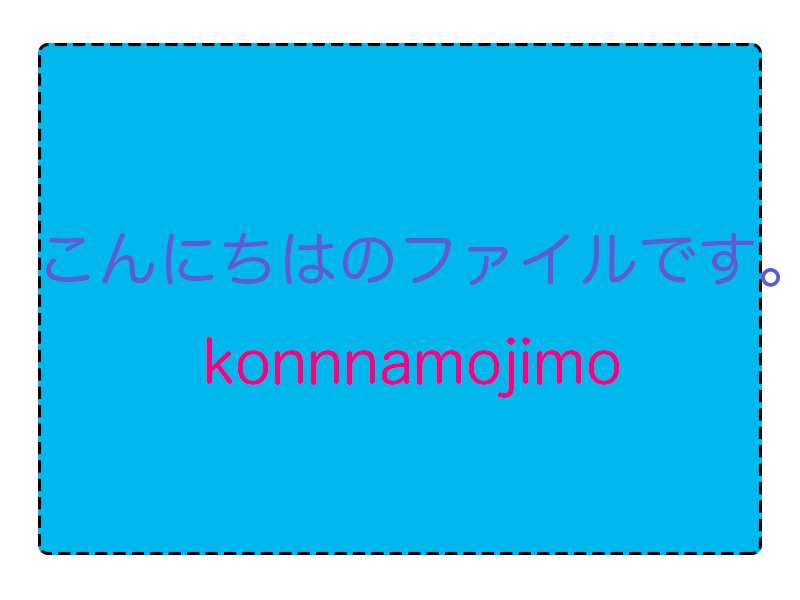
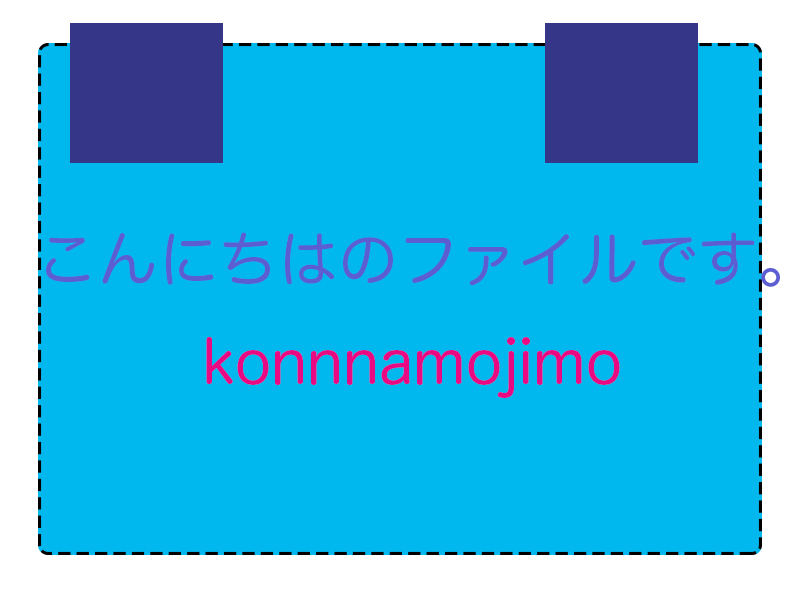
Layer changes from the first 800×600 image to the second:
added layer "レイヤー 1 のコピー" above "レイヤー 1" over [545, 23, 698, 163]
added layer "レイヤー 1" above "konnnamojimo" over [70, 23, 223, 163]
